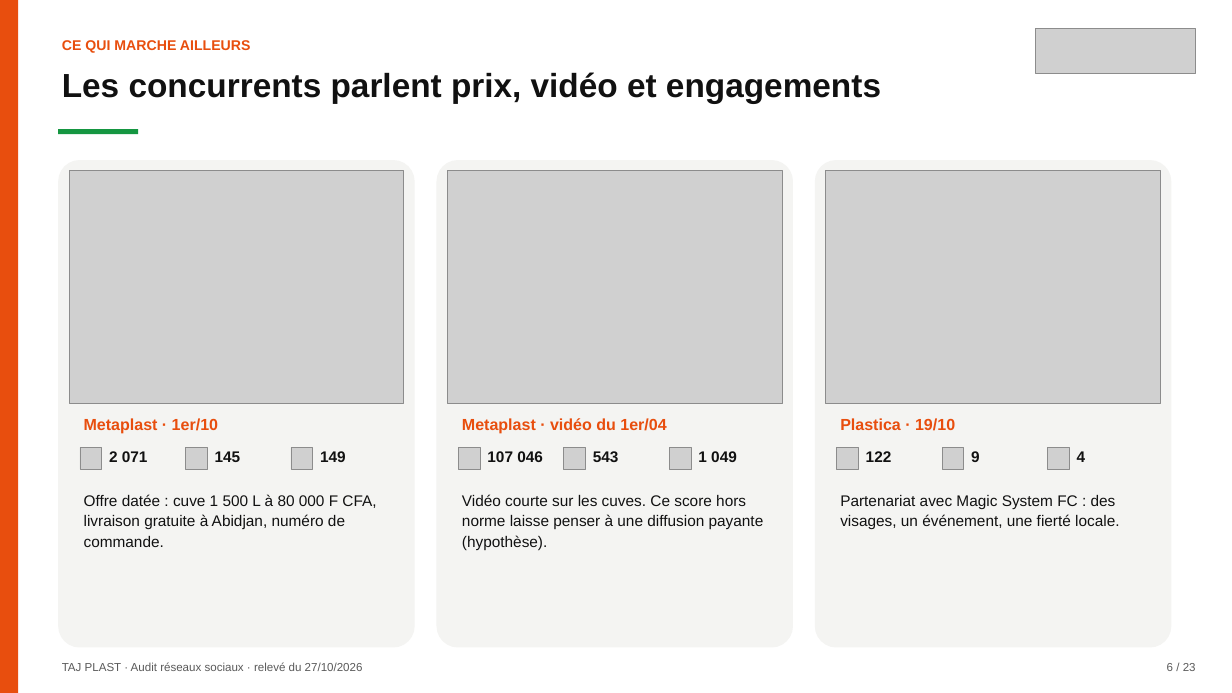
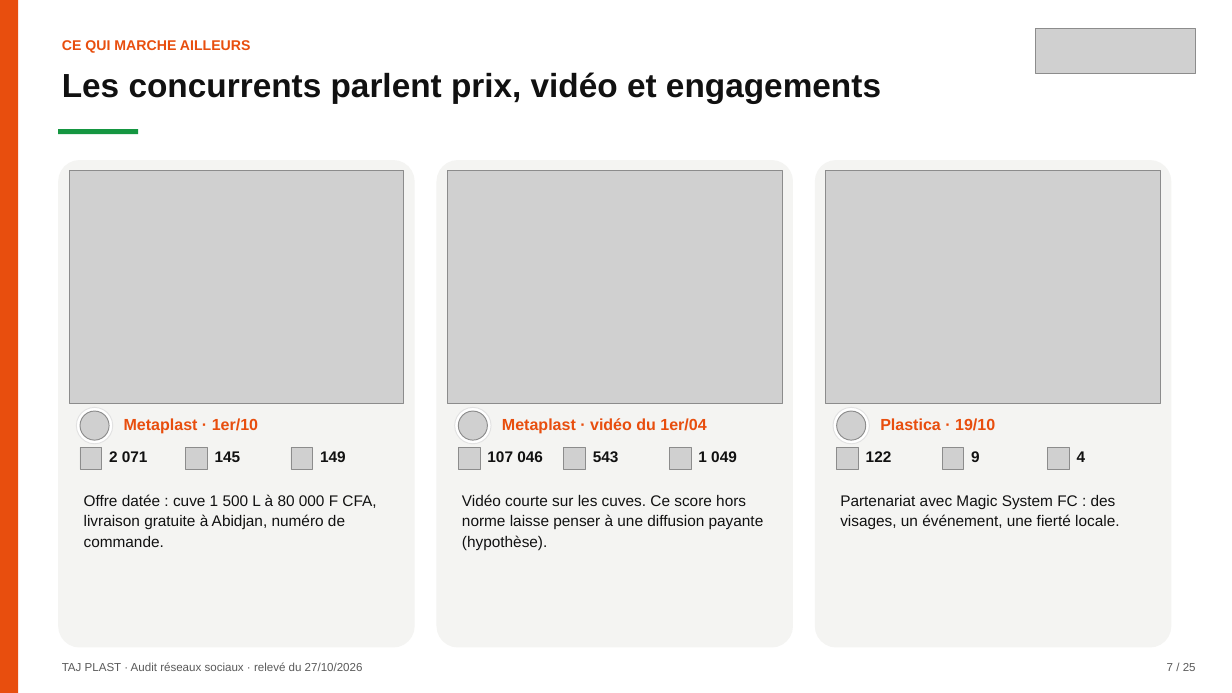
Before and after one commit to leslita06/fatima-unifood-fictif, a slide deck: slide 7 of tmp-tj/261028_tajplast_audit-reseaux-sociaux_v2.pptx (slide 6 before the commit). Drawn at 1232x693 pixels with LibreOffice and Linux fonts; fonts in the diff are those of the drawing; grey boxes stand for pictures. Boxes give left, top, right and bottom in pixels: in the first picture for what was removed or moved away, otherwise in the second. Text is boxed around its words. In the diff, an @@ line names an element or a change of style, - is before the commit and + after.

```diff
--- a/tmp-tj/261028_tajplast_audit-reseaux-sociaux_v2.pptx
+++ b/tmp-tj/261028_tajplast_audit-reseaux-sociaux_v2.pptx
@@ ellipse added at [77,408,113,444], fill #FFFFFF, outline #E2E2E2 0.75 pt @@
@@ picture added at [80,411,109,440] @@
@@ text "Metaplast · 1er/10": place and size @@
-text "Metaplast · 1er/10" at [84,418,218,434]
+text "Metaplast · 1er/10" at [124,418,258,434]
@@ ellipse added at [455,408,491,444], fill #FFFFFF, outline #E2E2E2 0.75 pt @@
@@ picture added at [458,411,487,440] @@
@@ text "Metaplast · vidéo du 1er/04": place and size @@
-text "Metaplast · vidéo du 1er/04" at [462,418,666,434]
+text "Metaplast · vidéo du 1er/04" at [502,418,706,434]
@@ ellipse added at [834,408,870,444], fill #FFFFFF, outline #E2E2E2 0.75 pt @@
@@ picture added at [837,411,866,440] @@
@@ text "Plastica · 19/10": place and size @@
-text "Plastica · 19/10" at [840,418,955,431]
+text "Plastica · 19/10" at [880,418,995,431]
@@ text at [1167,663,1196,671]: text changed @@
-6 / 23
+7 / 25
```
Also in this commit, not shown: 23 other slides changed, 1 slide added.
